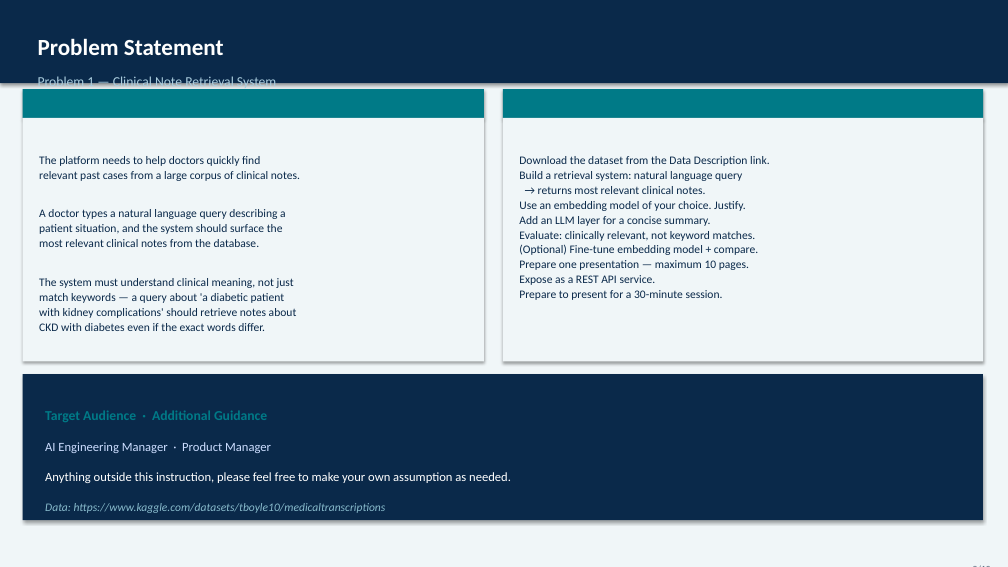
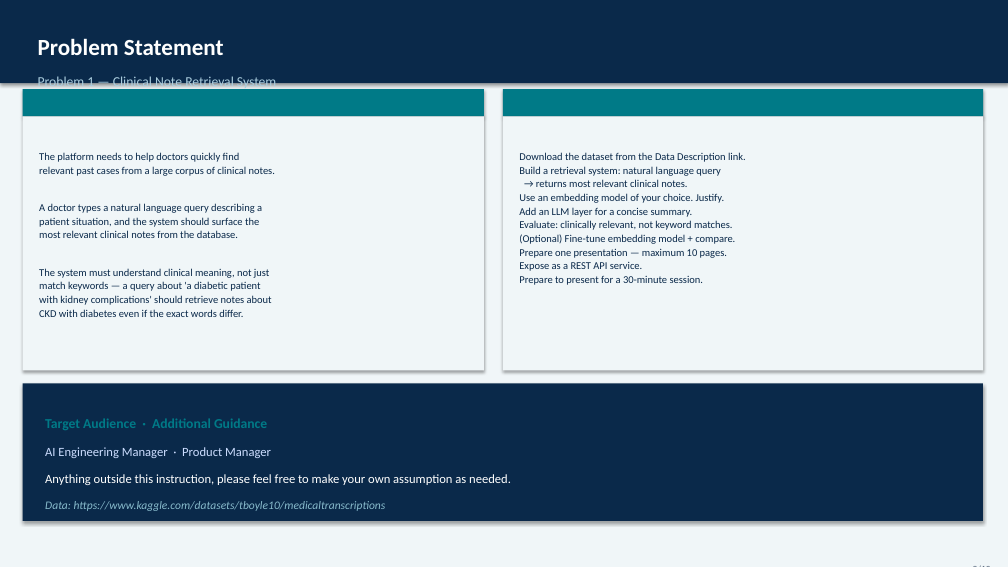
Before and after one commit to skunpoj/clinic, a slide deck: slide 2 of Clinical_Note_Retrieval_Exam.pptx. Drawn at 1008x567 pixels with LibreOffice and Linux fonts; fonts in the diff are those of the drawing. Boxes give left, top, right and bottom in pixels: in the first picture for what was removed or moved away, otherwise in the second. Text is boxed around its words. In the diff, an @@ line names an element or a change of style, - is before the commit and + after.

```diff
--- a/Clinical_Note_Retrieval_Exam.pptx
+++ b/Clinical_Note_Retrieval_Exam.pptx
@@ rectangle: place and size @@
-rectangle at <box>23,118,484,361</box>
+rectangle at <box>23,116,484,371</box>
@@ text "Problem Statement" at <box>30,92,476,116</box>: size 13 to 12 pt @@
@@ rectangle: place and size @@
-rectangle at <box>503,118,983,361</box>
+rectangle at <box>503,116,983,371</box>
@@ text "Instructions" at <box>510,92,975,116</box>: size 13 to 12 pt @@
@@ text "The platform needs to help ..." at <box>39,152,275,317</box>: size 11 to 10 pt @@
@@ text "Download the dataset from the ..." at <box>519,152,746,285</box>: size 11 to 10 pt @@
@@ rectangle: place and size @@
-rectangle at <box>23,374,983,520</box>
+rectangle at <box>23,383,983,521</box>
@@ text "Target Audience · Additional Guidance": place and size @@
-text "Target Audience · Additional Guidance" at <box>45,410,267,422</box>
+text "Target Audience · Additional Guidance" at <box>45,418,267,430</box>
@@ text "AI Engineering Manager · Product ...": place and size @@
-text "AI Engineering Manager · Product ..." at <box>45,442,271,453</box>
+text "AI Engineering Manager · Product ..." at <box>45,447,271,458</box>
```
Also in this commit, not shown: 9 other slides changed, 1 other file.
